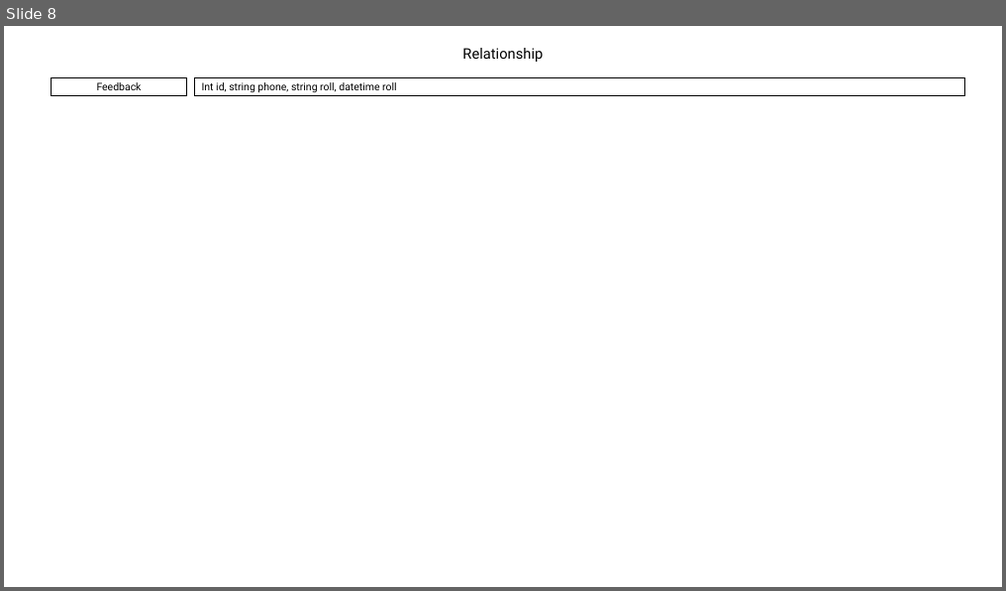
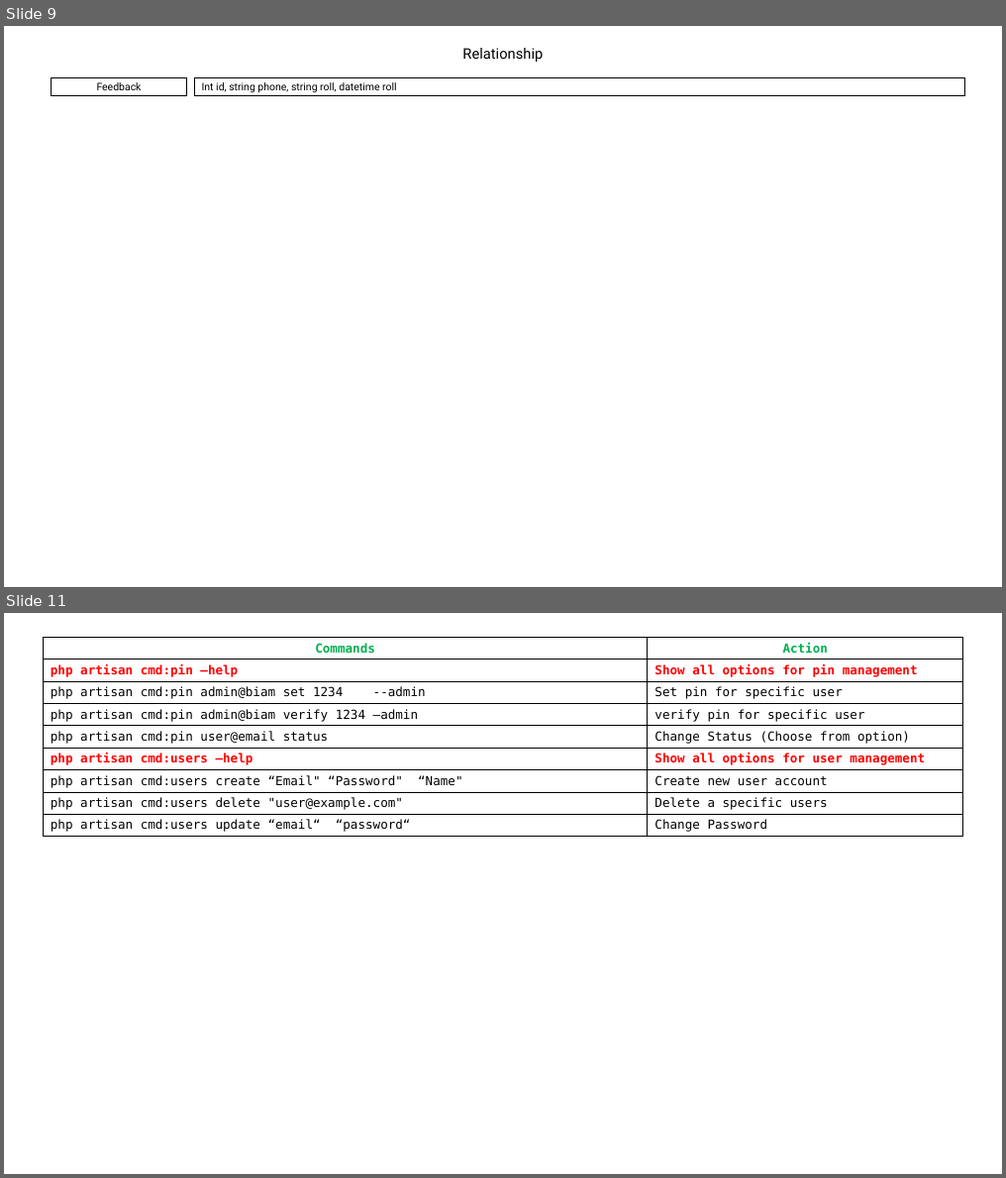
Before and after one commit to mdadalkhan/codebase, a slide deck: projects/biam_hostel_management/Overview.pptx. Shown one above the other, each under a label of ours: slide 8 before the commit, slides 9 and 11 after it; the slides between them are not shown. The pictures are 1006x591 and 1006x1178 pixels, drawn with LibreOffice and Linux fonts; fonts in the diff are those of the drawing. Boxes give left, top, right and bottom in pixels: in the first picture for what was removed or moved away, otherwise in the second. Text is boxed around its words. In the diff, an @@ line names an element or a change of style, - is before the commit and + after.

```diff
--- a/projects/biam_hostel_management/Overview.pptx
+++ b/projects/biam_hostel_management/Overview.pptx
@@ slide 11 added at (4,613,1002,1174), background #FFFFFF @@
@@ table added at (43,637,963,839), 9 rows, 2 columns @@
+Commands | Action
+php artisan cmd:pin –help | Show all options for pin management
+php artisan cmd:pin admin@biam set 1234 --admin | Set pin for specific user
+php artisan cmd:pin admin@biam verify 1234 –admin | verify pin for specific user
+php artisan cmd:pin user@email status | Change Status (Choose from option)
+php artisan cmd:users –help | Show all options for user management
+php artisan cmd:users create “Email" “Password" “Name" | Create new user account
+php artisan cmd:users delete "user@example.com" | Delete a specific users
+php artisan cmd:users update “email“ “password“ | Change Password
@@ what was slide 8 is now slide 9 @@
```
Also in this commit, not shown: 3 slides changed, 16 other slides added, 3 slides removed, 12 other files.
